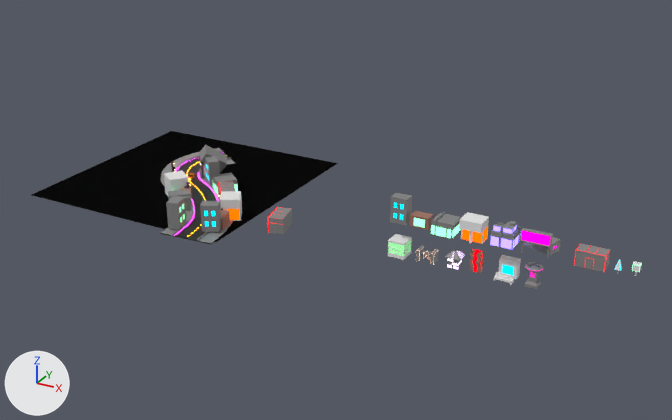
Renders of the Blender file Assets/blender files/street.blend from each side of a commit.
Both versions are drawn from a 50 mm lens placed at (198.0, -251.0, 126.0), pointed at (61.0, -1.0, 1.0). Every picture has the same lights, and +X, +Y and +Z are marked at lower left.
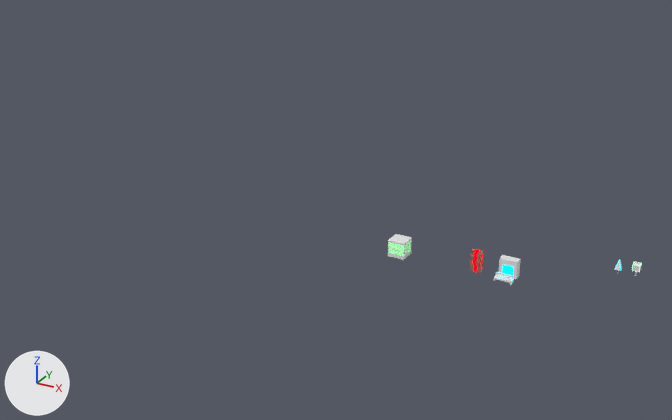
ob_beziercurve is not drawn itself; it is used by a modifier of ob_cube.

The edits, one by one:
Object 'Plane' (ob_plane) is deleted.
Object 'BezierCurve' (ob_beziercurve) is deleted.
Object 'Cube' (ob_cube) is deleted.
Object 'Cube.017' (ob_cube_017) is deleted.
Object 'Cube.018' (ob_cube_018) is deleted.
Object 'Cube.019' (ob_cube_019) is deleted.
Object 'Cube.020' (ob_cube_020) is deleted.
Object 'Cube.022' (ob_cube_022) is deleted.
Object 'Cube.008' (ob_cube_008) is deleted.
Object 'Cube.009' (ob_cube_009) is deleted.
Object 'Cube.010' (ob_cube_010) is deleted.
Object 'Cube.012' (ob_cube_012) is deleted.
Object 'Cube.013' (ob_cube_013) is deleted.
Object 'Cube.014' (ob_cube_014) is deleted.
Object 'Cube.015' (ob_cube_015) is deleted.
Object 'Cube.016' (ob_cube_016) is deleted.
Object 'Cube.007' (ob_cube_007) is deleted.
Object 'Cube.023' (ob_cube_023) is deleted.
Object 'Cube.024' (ob_cube_024) is deleted.
Object 'Cube.026' (ob_cube_026) is deleted.
Object 'Cube.027' (ob_cube_027) is deleted.
Object 'Cube.030' (ob_cube_030) is deleted.
Object 'Cube.032' (ob_cube_032) is deleted.
Object 'Cube.033' (ob_cube_033) is deleted.

Changed parts and their boxes (x1, y1, x2, y2) in the pictures (672 x 420 px):
'Plane', deleted (black): before (32, 131, 338, 242)
'Cube', deleted: before (160, 148, 235, 244)
'Cube.022', deleted: before (574, 243, 610, 272)
'Cube.033', deleted: before (520, 228, 561, 259)
'Cube.020', deleted: before (459, 212, 489, 244)
'Cube.032', deleted: before (490, 221, 521, 250)
'Cube.017', deleted: before (390, 193, 412, 225)
'Cube.023', deleted: before (200, 201, 221, 232)
'Cube.019', deleted: before (431, 212, 461, 239)
'Cube.008', deleted: before (166, 196, 186, 230)
'Cube.014', deleted: before (268, 207, 292, 234)
'Cube.015', deleted: before (219, 191, 242, 221)
'Cube.012', deleted: before (164, 170, 189, 196)
'Cube.018', deleted: before (410, 211, 434, 230)
'Cube.024', deleted: before (200, 145, 227, 172)
'Cube.007', deleted: before (205, 156, 220, 186)
'Cube.030', deleted: before (524, 262, 543, 289)
'Cube.009', deleted: before (212, 173, 238, 194)
'Cube.027', deleted: before (445, 249, 465, 270)
'Cube.026', deleted: before (416, 245, 439, 265)
'Cube.010', deleted: before (168, 189, 192, 211)
'Cube.013', deleted: before (218, 181, 235, 199)
'Cube.016', deleted: before (221, 210, 230, 230)
